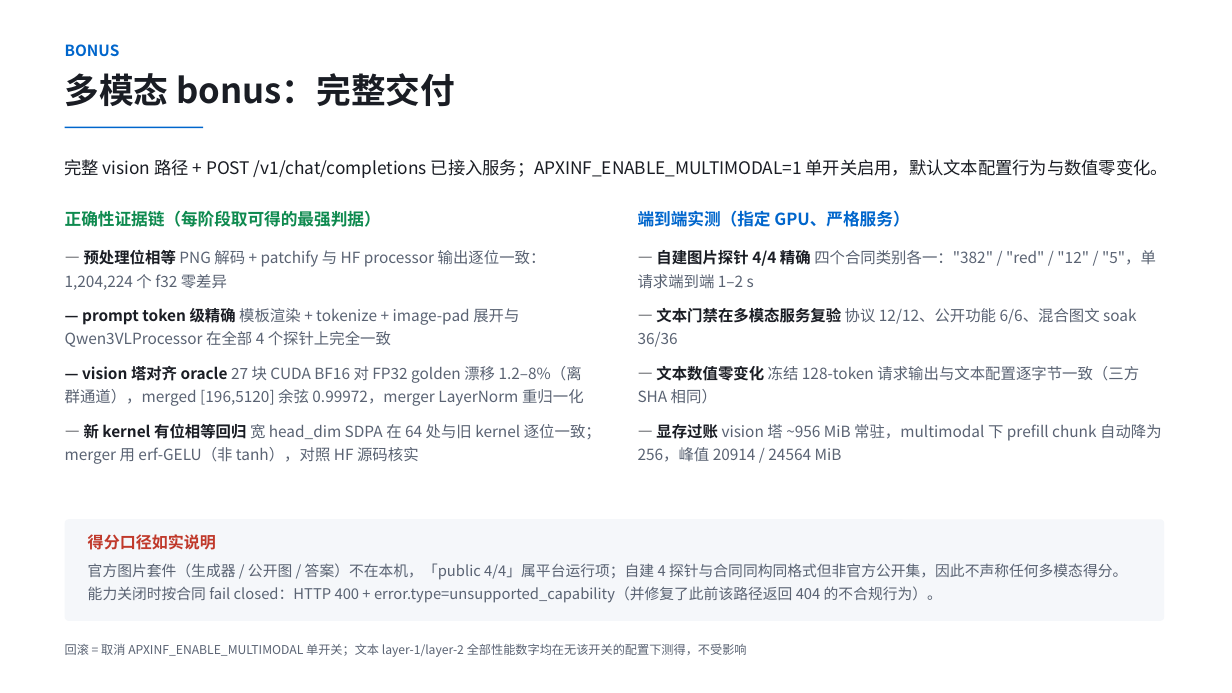
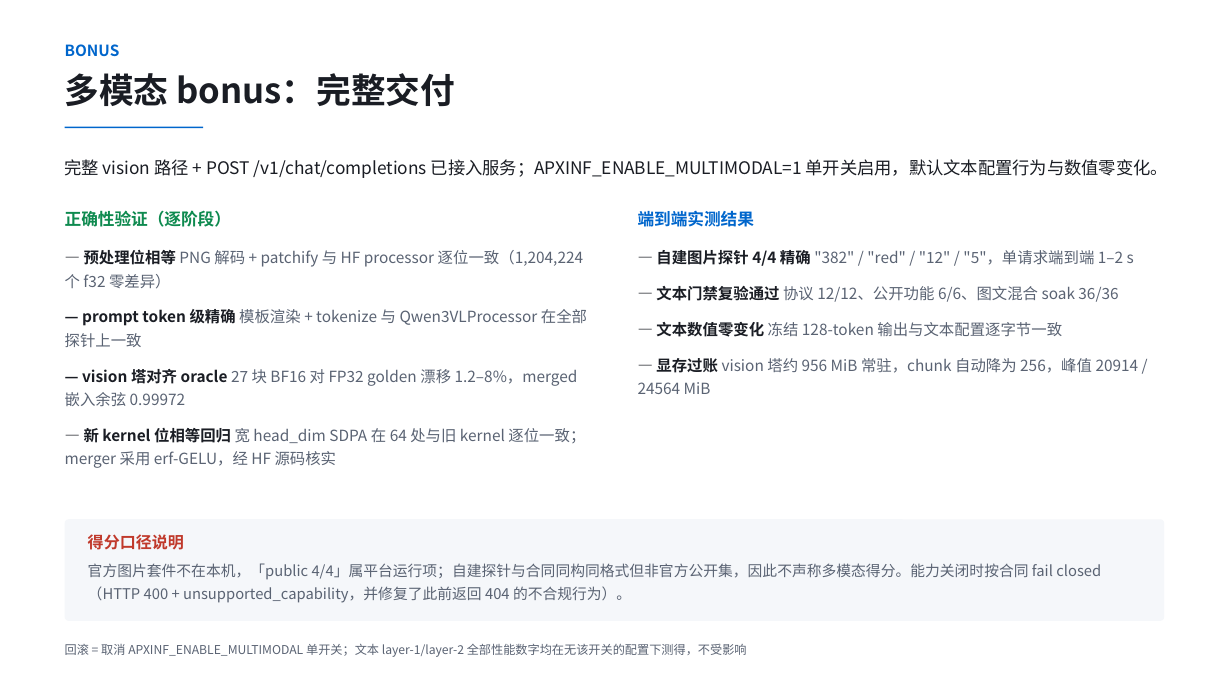
Before and after one commit to mygqdmmss/ApxInf, a slide deck: slide 11 of pdf/项目6_程仁龙_4090能飞_v1.pptx. Drawn at 1232x693 pixels with LibreOffice and Linux fonts; fonts in the diff are those of the drawing. Boxes give left, top, right and bottom in pixels: in the first picture for what was removed or moved away, otherwise in the second. Text is boxed around its words. In the diff, an @@ line names an element or a change of style, - is before the commit and + after.

Commit message:
update ppt

```diff
--- a/pdf/项目6_程仁龙_4090能飞_v1.pptx
+++ b/pdf/项目6_程仁龙_4090能飞_v1.pptx
@@ text at (638,208,755,230): text changed @@
-端到端实测（指定 GPU、严格服务）
+端到端实测结果
@@ text at (65,210,231,227): text changed @@
-正确性证据链（每阶段取可得的最强判据）
+正确性验证（逐阶段）
@@ text at (65,250,587,468): text changed @@
-— 预处理位相等 PNG 解码 + patchify 与 HF processor 输出逐位一致：1,204,224 个 f32 零差异
-— prompt token 级精确 模板渲染 + tokenize + image-pad 展开与 Qwen3VLProcessor 在全部 4 个探针上完全一致
-— vision 塔对齐 oracle 27 块 CUDA BF16 对 FP32 golden 漂移 1.2–8%（离群通道），merged [196,5120] 余弦 0.99972，merger LayerNorm 重归一化
-— 新 kernel 有位相等回归 宽 head_dim SDPA 在 64 处与旧 kernel 逐位一致；merger 用 erf-GELU（非 tanh），对照 HF 源码核实
+— 预处理位相等 PNG 解码 + patchify 与 HF processor 逐位一致（1,204,224 个 f32 零差异）
+— prompt token 级精确 模板渲染 + tokenize 与 Qwen3VLProcessor 在全部探针上一致
+— vision 塔对齐 oracle 27 块 BF16 对 FP32 golden 漂移 1.2–8%，merged 嵌入余弦 0.99972
+— 新 kernel 位相等回归 宽 head_dim SDPA 在 64 处与旧 kernel 逐位一致；merger 采用 erf-GELU，经 HF 源码核实
@@ text at (638,248,1139,394): text changed @@
-— 自建图片探针 4/4 精确 四个合同类别各一："382" / "red" / "12" / "5"，单请求端到端 1–2 s
-— 文本门禁在多模态服务复验 协议 12/12、公开功能 6/6、混合图文 soak 36/36
-— 文本数值零变化 冻结 128-token 请求输出与文本配置逐字节一致（三方 SHA 相同）
-— 显存过账 vision 塔 ~956 MiB 常驻，multimodal 下 prefill chunk 自动降为 256，峰值 20914 / 24564 MiB
+— 自建图片探针 4/4 精确 "382" / "red" / "12" / "5"，单请求端到端 1–2 s
+— 文本门禁复验通过 协议 12/12、公开功能 6/6、图文混合 soak 36/36
+— 文本数值零变化 冻结 128-token 输出与文本配置逐字节一致
+— 显存过账 vision 塔约 956 MiB 常驻，chunk 自动降为 256，峰值 20914 / 24564 MiB
@@ text at (88,534,1101,603): text changed @@
-得分口径如实说明
-官方图片套件（生成器 / 公开图 / 答案）不在本机，「public 4/4」属平台运行项；自建 4 探针与合同同构同格式但非官方公开集，因此不声称任何多模态得分。能力关闭时按合同 fail closed：HTTP 400 + error.type=unsupported_capability（并修复了此前该路径返回 404 的不合规行为）。
+得分口径说明
+官方图片套件不在本机，「public 4/4」属平台运行项；自建探针与合同同构同格式但非官方公开集，因此不声称多模态得分。能力关闭时按合同 fail closed（HTTP 400 + unsupported_capability，并修复了此前返回 404 的不合规行为）。
```
Also in this commit, not shown: 13 other slides changed, 3 other files.
